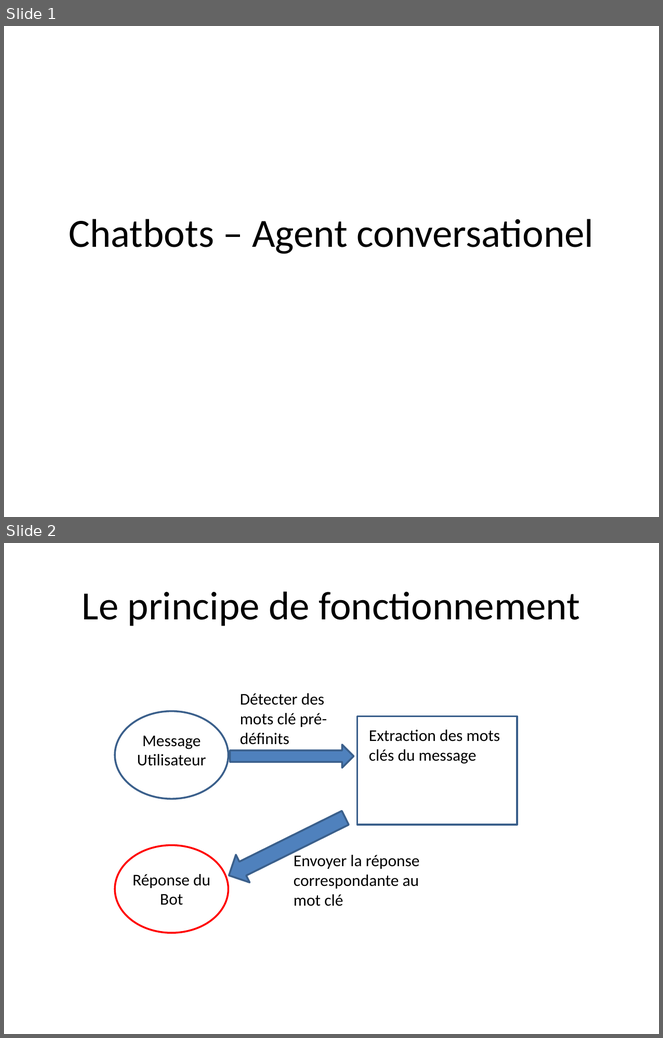
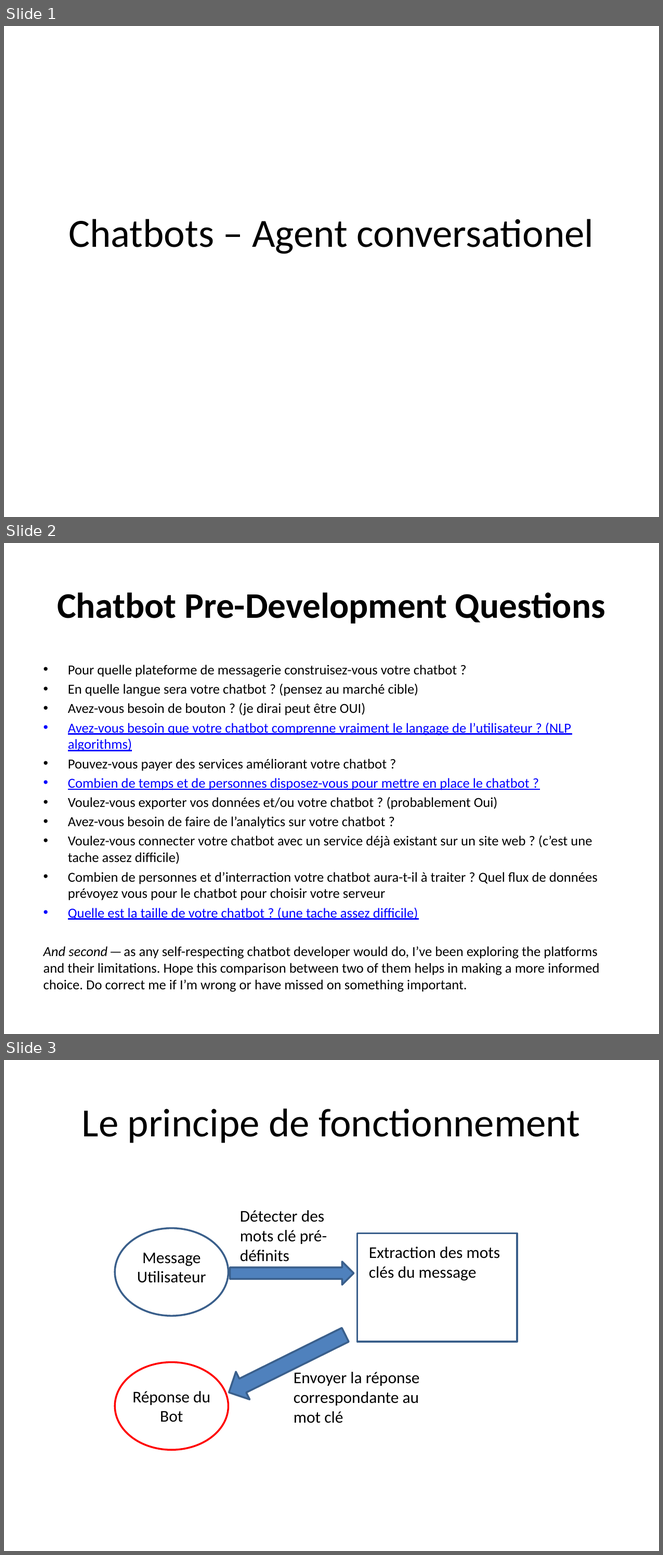
Before and after one commit to rafikdatascience/Artificial-Intelligence, a slide deck: Presentations/Chatbots – Agent conversationel.pptx. Shown one above the other, each under a label of ours: slides 1 and 2 before the commit, slides 1, 2 and 3 after it. The pictures are 663x1038 and 663x1555 pixels, drawn with LibreOffice and Linux fonts; fonts in the diff are those of the drawing. Boxes give left, top, right and bottom in pixels: in the first picture for what was removed or moved away, otherwise in the second. Text is boxed around its words. In the diff, an @@ line names an element or a change of style, - is before the commit and + after.

```diff
--- a/Presentations/Chatbots – Agent conversationel.pptx
+++ b/Presentations/Chatbots – Agent conversationel.pptx
@@ slide 2 added at [4,543,659,1034], background #FFFFFF @@
@@ title added at [57,592,606,624], 39.6 pt, text #000000, bold @@
+Chatbot Pre-Development Questions
@@ text added at [44,665,599,990], 15.2 pt, text #000000 @@
+• Pour quelle plateforme de messagerie construisez-vous votre chatbot ?
+• En quelle langue sera votre chatbot ? (pensez au marché cible)
+• Avez-vous besoin de bouton ? (je dirai peut être OUI)
+• Avez-vous besoin que votre chatbot comprenne vraiment le langage de l’utilisateur ? (NLP algorithms)
+• Pouvez-vous payer des services améliorant votre chatbot ?
+• Combien de temps et de personnes disposez-vous pour mettre en place le chatbot ?
+• Voulez-vous exporter vos données et/ou votre chatbot ? (probablement Oui)
+• Avez-vous besoin de faire de l’analytics sur votre chatbot ?
+• Voulez-vous connecter votre chatbot avec un service déjà existant sur un site web ? (c’est une tache assez difficile)
+• Combien de personnes et d’interraction votre chatbot aura-t-il à traiter ? Quel flux de données prévoyez vous pour le chatbot pour choisir votre serveur
+• Quelle est la taille de votre chatbot ? (une tache assez difficile)
+And second — as any self-respecting chatbot developer would do, I’ve been exploring the platforms and their limitations. Hope this comparison between two of them helps in making a more informed choice. Do correct me if I’m wrong or have missed on something important.
@@ what was slide 2 is now slide 3 @@
```
Also in this commit, not shown: 2 other slides added, 2 other files.
